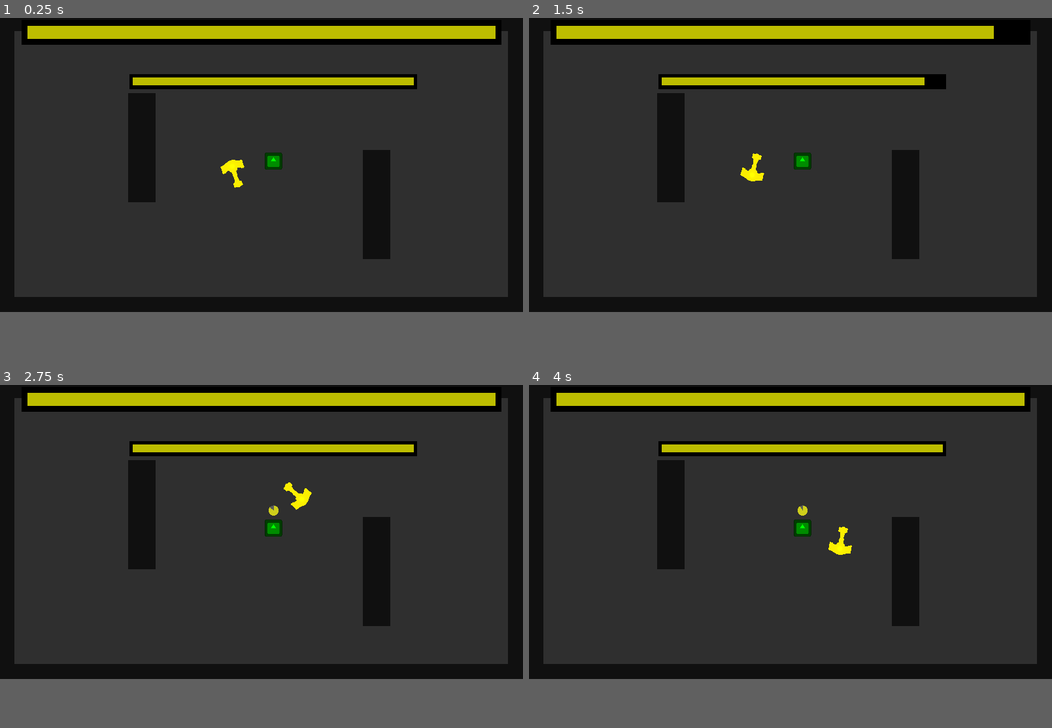
Above: before the commit, frames 1-4 (two rows, left to right).
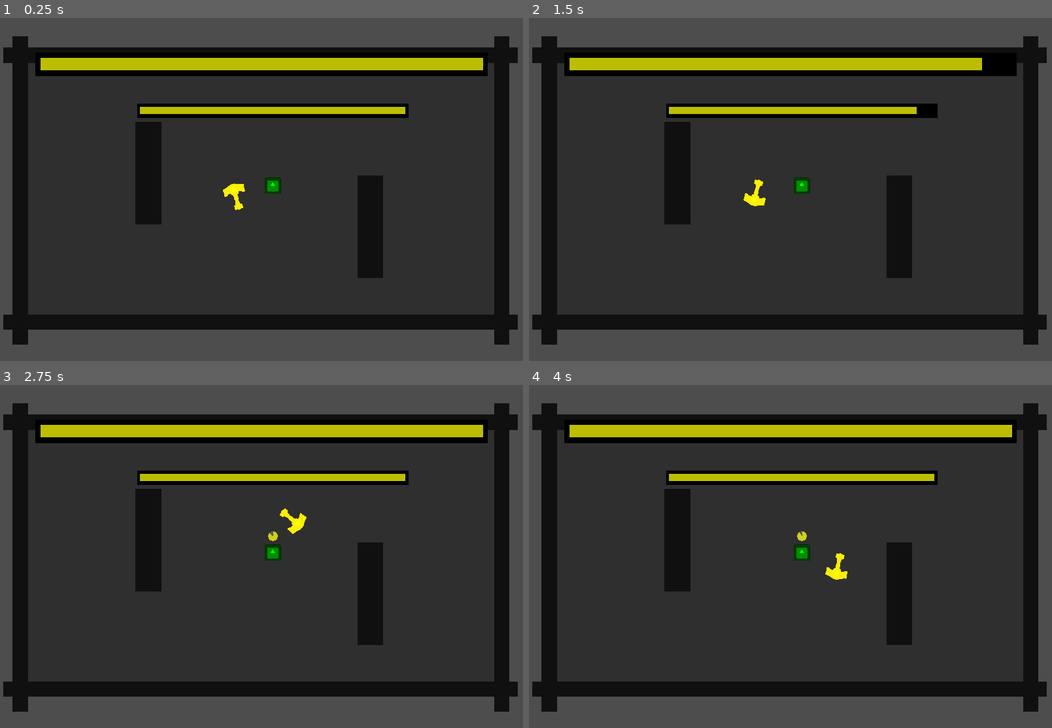
Above: after the commit, the same moments.

Repository: DeepRestGames/pirate-software-game-jam-16
Game: Godot game, scene res://Scenes/Tests/TestRangedEnemies_MainScene.tscn
The game is run twice, just before and just after one commit, with the same random seed, the same clock (stepped at 60 frames per second) and the same inputs. The engine's default icon, where the game draws it, is replaced by a stand-in: a white triangle on a blue panel in a dark square.
Inputs (mouse positions are in pixels of both pictures, inside the frame that each line leads up to):
- Up to frame 1 (0.25 s): no input
- Up to frame 2 (1.5 s): tap Enter at 0.5 s; move the mouse to (905, 151) at 0.52 s; hold Right mouse button (teleport_boomerang) 0.53-1.28 s; tap R (restart) at 1.25 s; move the mouse to (685, 179) at 1.27 s; click (685, 179) at 1.35 s
- Up to frame 3 (2.75 s): move the mouse to (313, 467) at 2.02 s; hold Right mouse button (teleport_boomerang) from 2.03 s (still down)
- Up to frame 4 (4 s): tap R (restart) at 2.75 s; move the mouse to (764, 590) at 2.77 s; release Right mouse button (teleport_boomerang) at 2.78 s; click (764, 590) at 2.85 s; move the mouse to (947, 577) at 3.52 s; hold Right mouse button (teleport_boomerang) from 3.53 s (still down)
In our replay, the window is 800x450 before the commit and 800x525 after it. These sizes can differ from the game's own. Grey fills any space a smaller window leaves; there, only what the larger window draws over its background counts as a difference.

The runs differ from the first frame. In frame 1, 39% of the frame differs, in the area x 0-100%, y 0-96%; in frame 2, 40%; in frame 3, 40%; in frame 4, 40%.

Commit message:
Splash screen and Main menu, also increased game window resolution
Pizza time logo is a placeholder

Diff:
--- /dev/null
+++ b/Scenes/UI/MainMenu.tscn
@@ -0,0 +1,317 @@
+[gd_scene load_steps=11 format=3 uid="uid://doekc1fh2fvsm"]
+
+[ext_resource type="Script" path="res://Scripts/UI/MainMenu.gd" id="1_l4b7b"]
+[ext_resource type="Texture2D" uid="uid://dkw7c428a7w2" path="res://Assets/Logos/240423_DRG_Full_Logo_white.png" id="4_3smou"]
+[ext_resource type="FontFile" uid="uid://vqr151sphmyi" path="res://Assets/UI/Fonts/CaesarDressing-Regular.ttf" id="5_71go0"]
+[ext_resource type="Texture2D" uid="uid://7t2ufubddmll" path="res://Assets/Placeholders/pizza time.png" id="6_s3o1f"]
+
+[sub_resource type="Animation" id="Animation_xk87y"]
+length = 0.001
+tracks/0/type = "value"
+tracks/0/imported = false
+tracks/0/enabled = true
+tracks/0/path = NodePath("ColorRect:color")
+tracks/0/interp = 1
+tracks/0/loop_wrap = true
+tracks/0/keys = {
+"times": PackedFloat32Array(0),
+"transitions": PackedFloat32Array(1),
+"update": 0,
+"values": [Color(0, 0, 0, 1)]
+}
+
+[sub_resource type="Animation" id="Animation_hwqeo"]
+resource_name = "loading_screen"
+tracks/0/type = "value"
+tracks/0/imported = false
+tracks/0/enabled = true
+tracks/0/path = NodePath("ColorRect:color")
+tracks/0/interp = 1
+tracks/0/loop_wrap = true
+tracks/0/keys = {
+"times": PackedFloat32Array(0, 1),
+"transitions": PackedFloat32Array(1, 1),
+"update": 0,
+"values": [Color(0, 0, 0, 0), Color(0, 0, 0, 1)]
+}
+
+[sub_resource type="AnimationLibrary" id="AnimationLibrary_lft38"]
+_data = {
+"RESET": SubResource("Animation_xk87y"),
+"loading_screen": SubResource("Animation_hwqeo")
+}
+
+[sub_resource type="StyleBoxFlat" id="StyleBoxFlat_6wl68"]
+bg_color = Color(0.6, 0.6, 0.6, 0)
+
+[sub_resource type="StyleBoxFlat" id="StyleBoxFlat_ar8qn"]
+bg_color = Color(0.92549, 0.690196, 0.4, 1)
+corner_radius_top_left = 4
+corner_radius_top_right = 4
+corner_radius_bottom_right = 4
+corner_radius_bottom_left = 4
+
+[sub_resource type="StyleBoxFlat" id="StyleBoxFlat_754aw"]
+bg_color = Color(0.290196, 0, 0.396078, 1)
+border_color = Color(0, 0, 0, 1)
+corner_radius_top_left = 30
+corner_radius_top_right = 30
+corner_radius_bottom_right = 30
+corner_radius_bottom_left = 30
+shadow_size = 4
+shadow_offset = Vector2(2, 2)
+
+[node name="MainMenu" type="Control"]
+layout_mode = 3
+anchors_preset = 15
+anchor_right = 1.0
+anchor_bottom = 1.0
+grow_horizontal = 2
+grow_vertical = 2
+script = ExtResource("1_l4b7b")
+
+[node name="AnimationPlayer" type="AnimationPlayer" parent="."]
+root_node = NodePath("../HUD")
+libraries = {
+"": SubResource("AnimationLibrary_lft38")
+}
+
+[node name="HUD" type="Control" parent="."]
+layout_mode = 1
+anchors_preset = 15
+anchor_right = 1.0
+anchor_bottom = 1.0
+grow_horizontal = 2
+grow_vertical = 2
+
+[node name="Panel" type="TextureRect" parent="HUD"]
+custom_minimum_size = Vector2(150, 150)
+layout_mode = 1
+anchors_preset = -1
+anchor_left = 0.852459
+anchor_top = 0.775
+anchor_right = 0.97541
+anchor_bottom = 0.9625
+grow_horizontal = 0
+grow_vertical = 0
+texture = ExtResource("4_3smou")
+expand_mode = 1
+stretch_mode = 4
+metadata/_edit_use_anchors_ = true
+
+[node name="Panel3" type="TextureRect" parent="HUD"]
+custom_minimum_size = Vector2(0, 200)
+layout_mode = 1
+anchors_preset = -1
+anchor_left = 0.202056
+anchor_top = 0.0375
+anchor_right = 0.797944
+anchor_bottom = 0.2875
+grow_horizontal = 2
+texture = ExtResource("6_s3o1f")
+expand_mode = 3
+stretch_mode = 4
+metadata/_edit_use_anchors_ = true
+
+[node name="MenuItems" type="VBoxContainer" parent="HUD"]
+layout_mode = 1
+anchors_preset = -1
+anchor_left = 0.0393443
+anchor_top = 0.27625
+anchor_right = 0.963934
+anchor_bottom = 0.90125
+grow_horizontal = 2
+grow_vertical = 2
+theme_override_constants/separation = 20
+alignment = 1
+metadata/_edit_use_anchors_ = true
+
+[node name="ContinueButtonContainer" type="AspectRatioContainer" parent="HUD/MenuItems"]
+layout_mode = 2
+alignment_vertical = 2
+
+[node name="CONTINUE" type="Button" parent="HUD/MenuItems/ContinueButtonContainer"]
+visible = false
+layout_mode = 2
+focus_mode = 0
+theme_override_colors/font_hover_color = Color(1, 1, 1, 1)
+theme_override_colors/font_pressed_color = Color(1, 1, 1, 1)
+theme_override_colors/font_color = Color(0.929412, 0.690196, 0.4, 1)
+theme_override_colors/font_outline_color = Color(0, 0, 0, 1)
+theme_override_constants/outline_size = 4
+theme_override_fonts/font = ExtResource("5_71go0")
+theme_override_font_sizes/font_size = 50
+theme_override_styles/focus = SubResource("StyleBoxFlat_6wl68")
+theme_override_styles/disabled = SubResource("StyleBoxFlat_6wl68")
+theme_override_styles/hover = SubResource("StyleBoxFlat_6wl68")
+theme_override_styles/pressed = SubResource("StyleBoxFlat_6wl68")
+theme_override_styles/normal = SubResource("StyleBoxFlat_6wl68")
+text = "Continue"
+
+[node name="NewGameButtonContainer" type="AspectRatioContainer" parent="HUD/MenuItems"]
+layout_mode = 2
+alignment_vertical = 2
+
+[node name="NEWGAME" type="Button" parent="HUD/MenuItems/NewGameButtonContainer"]
+layout_mode = 2
+focus_mode = 0
+theme_override_colors/font_hover_color = Color(1, 1, 1, 1)
+theme_override_colors/font_pressed_color = Color(1, 1, 1, 1)
+theme_override_colors/font_color = Color(0.929412, 0.690196, 0.4, 1)
+theme_override_colors/font_outline_color = Color(0, 0, 0, 1)
+theme_override_constants/outline_size = 4
+theme_override_fonts/font = ExtResource("5_71go0")
+theme_override_font_sizes/font_size = 50
+theme_override_styles/focus = SubResource("StyleBoxFlat_6wl68")
+theme_override_styles/disabled = SubResource("StyleBoxFlat_6wl68")
+theme_override_styles/hover = SubResource("StyleBoxFlat_6wl68")
+theme_override_styles/pressed = SubResource("StyleBoxFlat_6wl68")
+theme_override_styles/normal = SubResource("StyleBoxFlat_6wl68")
+text = "New Game"
+
+[node name="LevelSelectionButtonContainer" type="AspectRatioContainer" parent="HUD/MenuItems"]
+layout_mode = 2
+alignment_vertical = 2
+
+[node name="LEVEL_SELECTION" type="Button" parent="HUD/MenuItems/LevelSelectionButtonContainer"]
+layout_mode = 2
+focus_mode = 0
+theme_override_colors/font_hover_color = Color(1, 1, 1, 1)
+theme_override_colors/font_pressed_color = Color(1, 1, 1, 1)
+theme_override_colors/font_color = Color(0.929412, 0.690196, 0.4, 1)
+theme_override_colors/font_outline_color = Color(0, 0, 0, 1)
+theme_override_constants/outline_size = 4
+theme_override_fonts/font = ExtResource("5_71go0")
+theme_override_font_sizes/font_size = 50
+theme_override_styles/focus = SubResource("StyleBoxFlat_6wl68")
+theme_override_styles/disabled = SubResource("StyleBoxFlat_6wl68")
+theme_override_styles/hover = SubResource("StyleBoxFlat_6wl68")
+theme_override_styles/pressed = SubResource("StyleBoxFlat_6wl68")
+theme_override_styles/normal = SubResource("StyleBoxFlat_6wl68")
+text = "Level Selection"
+
+[node name="MUSICSliderContainer" type="VBoxContainer" parent="HUD/MenuItems"]
+layout_mode = 2
+size_flags_horizontal = 4
+theme_override_constants/separation = -5
+alignment = 1
+
+[node name="MUSIC_Label" type="Label" parent="HUD/MenuItems/MUSICSliderContainer"]
+layout_mode = 2
+theme_override_colors/font_color = Color(0.929412, 0.690196, 0.4, 1)
+theme_override_colors/font_outline_color = Color(0, 0, 0, 1)
+theme_override_constants/outline_size = 4
+theme_override_fonts/font = ExtResource("5_71go0")
+theme_override_font_sizes/font_size = 50
+theme_override_styles/normal = SubResource("StyleBoxFlat_6wl68")
+text = "Music"
+
+[node name="MusicVolumeSlider" type="HSlider" parent="HUD/MenuItems/MUSICSliderContainer"]
+clip_contents = true
+layout_mode = 2
+size_flags_vertical = 4
+focus_mode = 0
+theme_override_styles/grabber_area = SubResource("StyleBoxFlat_ar8qn")
+min_value = -30.0
+max_value = 0.0
+
+[node name="CREDITSButtonContainer" type="AspectRatioContainer" parent="HUD/MenuItems"]
+layout_mode = 2
+alignment_vertical = 2
+
+[node name="CREDITS" type="Button" parent="HUD/MenuItems/CREDITSButtonContainer"]
+layout_mode = 2
+focus_mode = 0
+theme_override_colors/font_hover_color = Color(1, 1, 1, 1)
+theme_override_colors/font_pressed_color = Color(1, 1, 1, 1)
+theme_override_colors/font_color = Color(0.929412, 0.690196, 0.4, 1)
+theme_override_colors/font_outline_color = Color(0, 0, 0, 1)
+theme_override_constants/outline_size = 4
+theme_override_fonts/font = ExtResource("5_71go0")
+theme_override_font_sizes/font_size = 50
+theme_override_styles/focus = SubResource("StyleBoxFlat_6wl68")
+theme_override_styles/disabled = SubResource("StyleBoxFlat_6wl68")
+theme_override_styles/hover = SubResource("StyleBoxFlat_6wl68")
+theme_override_styles/pressed = SubResource("StyleBoxFlat_6wl68")
+theme_override_styles/normal = SubResource("StyleBoxFlat_6wl68")
+text = "Credits"
+
+[node name="ColorRect" type="ColorRect" parent="HUD"]
+layout_mode = 1
+anchors_preset = 15
+anchor_right = 1.0
+anchor_bottom = 1.0
+grow_horizontal = 2
+grow_vertical = 2
+mouse_filter = 2
+color = Color(0, 0, 0, 1)
+
+[node name="CreditsPanel" type="Panel" parent="HUD"]
+visible = false
+custom_minimum_size = Vector2(600, 600)
+layout_mode = 1
+anchors_preset = 8
+anchor_left = 0.5
+anchor_top = 0.5
+anchor_right = 0.5
+anchor_bottom = 0.5
+grow_horizontal = 2
+grow_vertical = 2
+theme_override_styles/panel = SubResource("StyleBoxFlat_754aw")
+
+[node name="CreditsPanelMask" type="Button" parent="HUD/CreditsPanel"]
+layout_mode = 1
+anchors_preset = 15
+anchor_right = 1.0
+anchor_bottom = 1.0
+offset_left = -355.0
+offset_top = -129.0
+offset_right = 355.0
+offset_bottom = 129.0
+grow_horizontal = 2
+grow_vertical = 2
+mouse_force_pass_scroll_events = false
+flat = true
+
+[node name="RichTextLabel" type="RichTextLabel" parent="HUD/CreditsPanel"]
+layout_mode = 1
+anchors_preset = 8
+anchor_left = 0.5
+anchor_top = 0.5
+anchor_right = 0.5
+anchor_bottom = 0.5
+offset_left = -300.0
+offset_top = -250.0
+offset_right = 300.0
+offset_bottom = 250.0
+grow_horizontal = 2
+grow_vertical = 2
+theme_override_colors/default_color = Color(0.929412, 0.690196, 0.4, 1)
+theme_override_colors/font_shadow_color = Color(0, 0, 0, 1)
+theme_override_constants/shadow_outline_size = 0
+bbcode_enabled = true
+text = "[center]
+
+[font_size={40}]Deep Rest Games is:[/font_size]
+
+[font_size={28}]DughiBoogie[/font_size]
+[font_size={24}]Programming & Music[/font_size]
+
+[font_size={28}]enirfo[/font_size]
+[font_size={24}]Art & Graphics[/font_size]
+
+[font_size={28}]DughiBoogie & Enirfo[/font_size]
+[font_size={24}]Everything else[/font_size]
+
+
+[font_size={24}][url=https://deeprestgames.itch.io/pizza-time]Leave us a feedback on the game here[/url][/font_size]
+[font_size={20}]or[/font_size]
+[font_size={24}][url=https://discord.gg/J7BjxXnQ]Come say hi on our discord server[/url][/font_size]
+
+[/center]"
+scroll_active = false
+
+[connection signal="pressed" from="HUD/MenuItems/NewGameButtonContainer/NEWGAME" to="." method="_on_new_game_button_pressed"]
+[connection signal="pressed" from="HUD/MenuItems/CREDITSButtonContainer/CREDITS" to="." method="_on_credits_button_pressed"]
+[connection signal="pressed" from="HUD/CreditsPanel/CreditsPanelMask" to="." method="_on_credits_panel_mask_pressed"]
+[connection signal="meta_clicked" from="HUD/CreditsPanel/RichTextLabel" to="." method="_on_rich_text_label_meta_clicked"]
--- /dev/null
+++ b/Scenes/UI/SplashScreen.tscn
@@ -0,0 +1,245 @@
+[gd_scene load_steps=8 format=3 uid="uid://dlpfx2oiixl44"]
+
+[ext_resource type="Script" path="res://Scripts/UI/SplashScreen.gd" id="1_561m1"]
+[ext_resource type="Texture2D" path="res://icon.svg" id="2_2y2lc"]
+[ext_resource type="Texture2D" uid="uid://dkw7c428a7w2" path="res://Assets/Logos/240423_DRG_Full_Logo_white.png" id="2_jupup"]
+
+[sub_resource type="Animation" id="Animation_sbd65"]
+length = 0.001
+tracks/0/type = "value"
+tracks/0/imported = false
+tracks/0/enabled = true
+tracks/0/path = NodePath("DeepRestLogo_AspectRatioContainer:modulate")
+tracks/0/interp = 1
+tracks/0/loop_wrap = true
+tracks/0/keys = {
+"times": PackedFloat32Array(0),
+"transitions": PackedFloat32Array(1),
+"update": 0,
+"values": [Color(1, 1, 1, 0)]
+}
+tracks/1/type = "value"
+tracks/1/imported = false
+tracks/1/enabled = true
+tracks/1/path = NodePath("DeepRestLogo_AspectRatioContainer:scale")
+tracks/1/interp = 1
+tracks/1/loop_wrap = true
+tracks/1/keys = {
+"times": PackedFloat32Array(0),
+"transitions": PackedFloat32Array(1),
+"update": 0,
+"values": [Vector2(0.7, 0.7)]
+}
+tracks/2/type = "value"
+tracks/2/imported = false
+tracks/2/enabled = true
+tracks/2/path = NodePath("MadeWith_RichTextLabel:modulate")
+tracks/2/interp = 1
+tracks/2/loop_wrap = true
+tracks/2/keys = {
+"times": PackedFloat32Array(0),
+"transitions": PackedFloat32Array(1),
+"update": 0,
+"values": [Color(1, 1, 1, 0)]
+}
+tracks/3/type = "value"
+tracks/3/imported = false
+tracks/3/enabled = true
+tracks/3/path = NodePath("Godot_RichTextLabel:modulate")
+tracks/3/interp = 1
+tracks/3/loop_wrap = true
+tracks/3/keys = {
+"times": PackedFloat32Array(0),
+"transitions": PackedFloat32Array(1),
+"update": 0,
+"values": [Color(1, 1, 1, 0)]
+}
+tracks/4/type = "value"
+tracks/4/imported = false
+tracks/4/enabled = true
+tracks/4/path = NodePath("GodotLogo_AspectRatioContainer:modulate")
+tracks/4/interp = 1
+tracks/4/loop_wrap = true
+tracks/4/keys = {
+"times": PackedFloat32Array(0),
+"transitions": PackedFloat32Array(1),
+"update": 0,
+"values": [Color(1, 1, 1, 0)]
+}
+
+[sub_resource type="Animation" id="Animation_8elpl"]
+resource_name = "splash_screen"
+length = 7.5
+tracks/0/type = "value"
+tracks/0/imported = false
+tracks/0/enabled = true
+tracks/0/path = NodePath("DeepRestLogo_AspectRatioContainer:modulate")
+tracks/0/interp = 1
+tracks/0/loop_wrap = true
+tracks/0/keys = {
+"times": PackedFloat32Array(0.6, 1.4, 2.4, 3.2),
+"transitions": PackedFloat32Array(1, 1, 1, 1),
+"update": 0,
+"values": [Color(1, 1, 1, 0), Color(1, 1, 1, 1), Color(1, 1, 1, 1), Color(1, 1, 1, 0)]
+}
+tracks/1/type = "value"
+tracks/1/imported = false
+tracks/1/enabled = true
+tracks/1/path = NodePath("DeepRestLogo_AspectRatioContainer:scale")
+tracks/1/interp = 1
+tracks/1/loop_wrap = true
+tracks/1/keys = {
+"times": PackedFloat32Array(0, 3.3),
+"transitions": PackedFloat32Array(1, 1),
+"update": 0,
+"values": [Vector2(1, 1), Vector2(1, 1)]
+}
+tracks/2/type = "value"
+tracks/2/imported = false
+tracks/2/enabled = true
+tracks/2/path = NodePath("MadeWith_RichTextLabel:modulate")
+tracks/2/interp = 1
+tracks/2/loop_wrap = true
+tracks/2/keys = {
+"times": PackedFloat32Array(0, 3.8, 4.6, 5.6, 6.4),
+"transitions": PackedFloat32Array(1, 1, 1, 1, 1),
+"update": 0,
+"values": [Color(1, 1, 1, 0), Color(1, 1, 1, 0), Color(1, 1, 1, 1), Color(1, 1, 1, 1), Color(1, 1, 1, 0)]
+}
+tracks/3/type = "value"
+tracks/3/imported = false
+tracks/3/enabled = true
+tracks/3/path = NodePath("Godot_RichTextLabel:modulate")
+tracks/3/interp = 1
+tracks/3/loop_wrap = true
+tracks/3/keys = {
+"times": PackedFloat32Array(0, 3.8, 4.6, 5.6, 6.4),
+"transitions": PackedFloat32Array(1, 1, 1, 1, 1),
+"update": 0,
+"values": [Color(1, 1, 1, 0), Color(1, 1, 1, 0), Color(1, 1, 1, 1), Color(1, 1, 1, 1), Color(1, 1, 1, 0)]
+}
+tracks/4/type = "value"
+tracks/4/imported = false
+tracks/4/enabled = true
+tracks/4/path = NodePath("GodotLogo_AspectRatioContainer:modulate")
+tracks/4/interp = 1
+tracks/4/loop_wrap = true
+tracks/4/keys = {
+"times": PackedFloat32Array(0, 3.8, 4.6, 5.6, 6.4),
+"transitions": PackedFloat32Array(1, 1, 1, 1, 1),
+"update": 0,
+"values": [Color(1, 1, 1, 0), Color(1, 1, 1, 0), Color(1, 1, 1, 1), Color(1, 1, 1, 1), Color(1, 1, 1, 0)]
+}
+
+[sub_resource type="AnimationLibrary" id="AnimationLibrary_b6fhh"]
+_data = {
+"RESET": SubResource("Animation_sbd65"),
+"splash_screen": SubResource("Animation_8elpl")
+}
+
+[node name="SplashScreen" type="Control"]
+layout_mode = 3
+anchors_preset = 15
+anchor_right = 1.0
+anchor_bottom = 1.0
+grow_horizontal = 2
+grow_vertical = 2
+script = ExtResource("1_561m1")
+
+[node name="ColorRect" type="ColorRect" parent="."]
+layout_mode = 1
+anchors_preset = 15
+anchor_right = 1.0
+anchor_bottom = 1.0
+grow_horizontal = 2
+grow_vertical = 2
+color = Color(0, 0, 0, 1)
+metadata/_edit_use_anchors_ = true
+
+[node name="DeepRestLogo_AspectRatioContainer" type="AspectRatioContainer" parent="."]
+modulate = Color(1, 1, 1, 0)
+layout_mode = 1
+anchors_preset = 8
+anchor_left = 0.5
+anchor_top = 0.5
+anchor_right = 0.5
+anchor_bottom = 0.5
+offset_left = -300.0
+offset_top = -300.0
+offset_right = 300.0
+offset_bottom = 300.0
+grow_horizontal = 2
+grow_vertical = 2
+scale = Vector2(0.7, 0.7)
+pivot_offset = Vector2(300, 300)
+
+[node name="Logo_TextureRect" type="TextureRect" parent="DeepRestLogo_AspectRatioContainer"]
+layout_mode = 2
+texture = ExtResource("2_jupup")
+expand_mode = 1
+metadata/_edit_use_anchors_ = true
+
+[node name="GodotLogo_AspectRatioContainer" type="AspectRatioContainer" parent="."]
+modulate = Color(1, 1, 1, 0)
+layout_mode = 1
+anchors_preset = -1
+anchor_left = 0.348177
+anchor_top = 0.281944
+anchor_right = 0.626354
+anchor_bottom = 0.703889
+offset_left = -8.5
+offset_top = -64.5002
+offset_right = 57.4
+offset_bottom = 79.8003
+grow_horizontal = 2
+grow_vertical = 2
+scale = Vector2(0.7, 0.7)
+pivot_offset = Vector2(300, 300)
+metadata/_edit_use_anchors_ = true
+
+[node name="Logo_TextureRect" type="TextureRect" parent="GodotLogo_AspectRatioContainer"]
+layout_mode = 2
+texture = ExtResource("2_2y2lc")
+metadata/_edit_use_anchors_ = true
+
+[node name="AnimationPlayer" type="AnimationPlayer" parent="."]
+libraries = {
+"": SubResource("AnimationLibrary_b6fhh")
+}
+autoplay = "splash_screen"
+
+[node name="MadeWith_RichTextLabel" type="RichTextLabel" parent="."]
+modulate = Color(1, 1, 1, 0)
+layout_mode = 1
+anchors_preset = -1
+anchor_left = 0.307292
+anchor_top = 0.201852
+anchor_right = 0.692708
+anchor_bottom = 0.289815
+grow_horizontal = 2
+theme_override_colors/default_color = Color(0.929412, 0.690196, 0.4, 1)
+theme_override_colors/font_shadow_color = Color(1, 1, 1, 1)
+theme_override_font_sizes/normal_font_size = 80
+bbcode_enabled = true
+text = "[center]Made with[/center]"
+scroll_active = false
+metadata/_edit_use_anchors_ = true
+
+[node name="Godot_RichTextLabel" type="RichTextLabel" parent="."]
+modulate = Color(1, 1, 1, 0)
+layout_mode = 1
+anchors_preset = -1
+anchor_left = 0.307292
+anchor_top = 0.710185
+anchor_right = 0.692708
+anchor_bottom = 0.798148
+grow_horizontal = 2
+theme_override_colors/default_color = Color(0.929412, 0.690196, 0.4, 1)
+theme_override_colors/font_shadow_color = Color(1, 1, 1, 1)
+theme_override_font_sizes/normal_font_size = 80
+bbcode_enabled = true
+text = "[center]godot[/center]"
+scroll_active = false
+metadata/_edit_use_anchors_ = true
+
+[connection signal="animation_finished" from="AnimationPlayer" to="." method="_on_animation_player_animation_finished"]
--- /dev/null
+++ b/Scripts/UI/MainMenu.gd
@@ -0,0 +1,37 @@
+extends Control
+
+
+@onready var animation_player = $AnimationPlayer
+@onready var credits_panel = $HUD/CreditsPanel
+@onready var music_volume_slider = $HUD/MenuItems/MUSICSliderContainer/MusicVolumeSlider
+@onready var continue_button = $HUD/MenuItems/ContinueButtonContainer/CONTINUE
+
+
+func _ready():
+	animation_player.play("loading_screen", -1, -1, true)
+	#Music.start_music()
+	#Music.switch_loops(3)
+	Input.set_mouse_mode(Input.MOUSE_MODE_VISIBLE)
+	#music_volume_slider.value = Music.get_music_volume()
+
+
+func _on_credits_button_pressed():
+	credits_panel.show()
+
+
+func _on_rich_text_label_meta_clicked(meta):
+	OS.shell_open(str(meta))
+
+
+func _on_credits_panel_mask_pressed():
+	credits_panel.hide()
+
+
+#func _on_music_volume_slider_value_changed(value):
+	#Music.set_music_volume(value)
+
+
+func _on_new_game_button_pressed():
+	animation_player.play("loading_screen")
+	await animation_player.animation_finished
+	get_tree().change_scene_to_file("res://Scenes/UI/CinematicIntro.tscn")
--- /dev/null
+++ b/Scripts/UI/SplashScreen.gd
@@ -0,0 +1,6 @@
+extends Control
+
+
+func _on_animation_player_animation_finished(anim_name):
+	if anim_name == "splash_screen":
+		get_tree().change_scene_to_file("res://Scenes/UI/MainMenu.tscn")
--- a/project.godot
+++ b/project.godot
@@ -22,6 +22,8 @@
 
 [display]
 
+window/size/viewport_width=1220
+window/size/viewport_height=800
 window/stretch/mode="canvas_items"
 window/stretch/aspect="keep_width"
 mouse_cursor/custom_image="res://Assets/UI/MouseCursorD.png"
Binary file added: Assets/Logos/240423_DRG_Full_Logo_white.png
Not shown, added: Assets/Logos/240423_DRG_Full_Logo_white.png.import
Binary file added: Assets/Placeholders/pizza time.png
Not shown, added: Assets/Placeholders/pizza time.png.import
